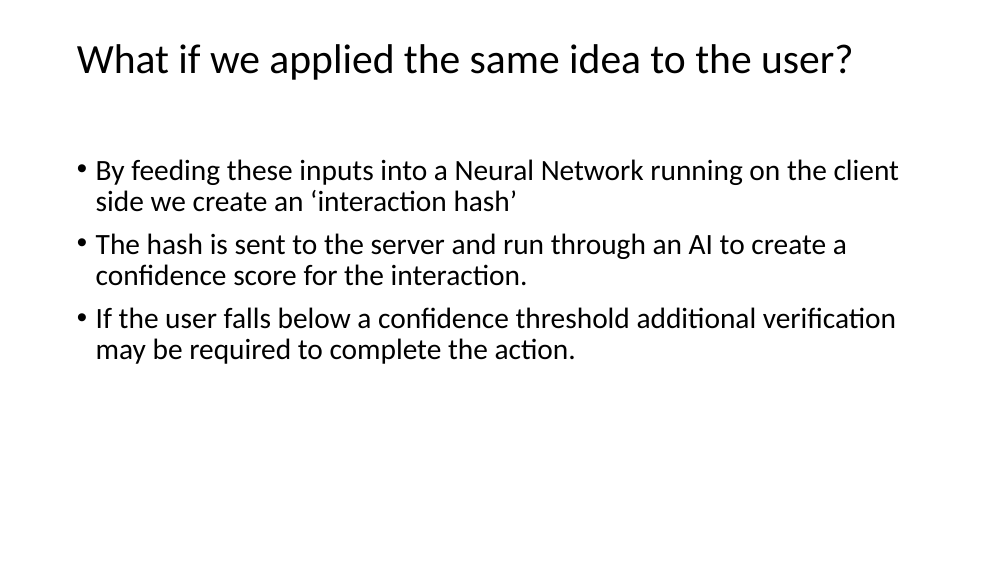
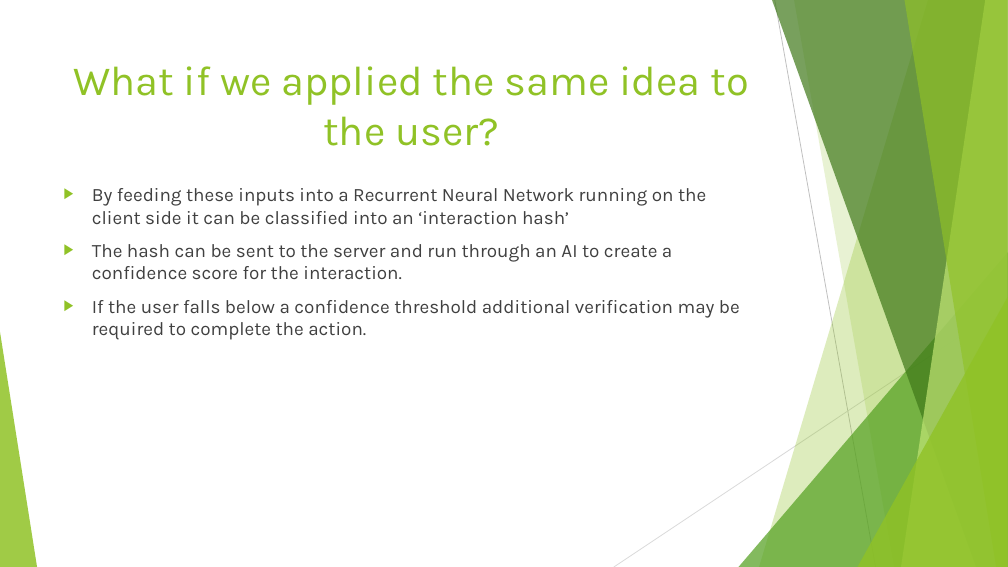
Before and after one commit to EmanSza/2023-hackathon-centennialhacks, a slide deck: slide 5 of notes/Human Hueristics.pptx. Drawn at 1008x567 pixels with LibreOffice and Linux fonts; fonts in the diff are those of the drawing. Boxes give left, top, right and bottom in pixels: in the first picture for what was removed or moved away, otherwise in the second. Text is boxed around its words. In the diff, an @@ line names an element or a change of style, - is before the commit and + after.

Commit message:
updated pptx

```diff
--- a/notes/Human Hueristics.pptx
+++ b/notes/Human Hueristics.pptx
@@ title "What if we applied the ...": place and size @@
-title "What if we applied the ..." at bbox=[77, 44, 853, 80]
+title "What if we applied the ..." at bbox=[73, 66, 749, 146]
@@ title "What if we applied the ..." at bbox=[73, 66, 749, 146]: font Calibri to Karla, text colour #000000 to #90C226; alignment left to centre; line spacing 0.9 to 1; vertical alignment middle to top @@
@@ text "By feeding these inputs into ...": place and size @@
-text "By feeding these inputs into ..." at bbox=[96, 159, 899, 364]
+text "By feeding these inputs into ..." at bbox=[92, 188, 740, 340]
@@ text at bbox=[92, 188, 706, 279]: text changed; size 28 to 18 pt; font Calibri to Karla; text colour #000000 to #404040 @@
-• By feeding these inputs into a Neural Network running on the client side we create an ‘interaction hash’
-• The hash is sent to the server and run through an AI to create a confidence score for the interaction.
+▶ By feeding these inputs into a Recurrent Neural Network running on the client side it can be classified into an ‘interaction hash’
+▶ The hash can be sent to the server and run through an AI to create a confidence score for the interaction.
@@ text at bbox=[92, 300, 740, 340]: size 28 to 18 pt, font Calibri to Karla, text colour #000000 to #404040 in "If the user falls below a confidence ..."; bullet • to ▶; line spacing 0.9 to 1 @@
@@ group added at bbox=[0, 0, 1008, 567]: 5 freeform shapes, 3 triangles, 2 lines @@
```
Also in this commit, not shown: 8 other slides changed, 1 slide added.
